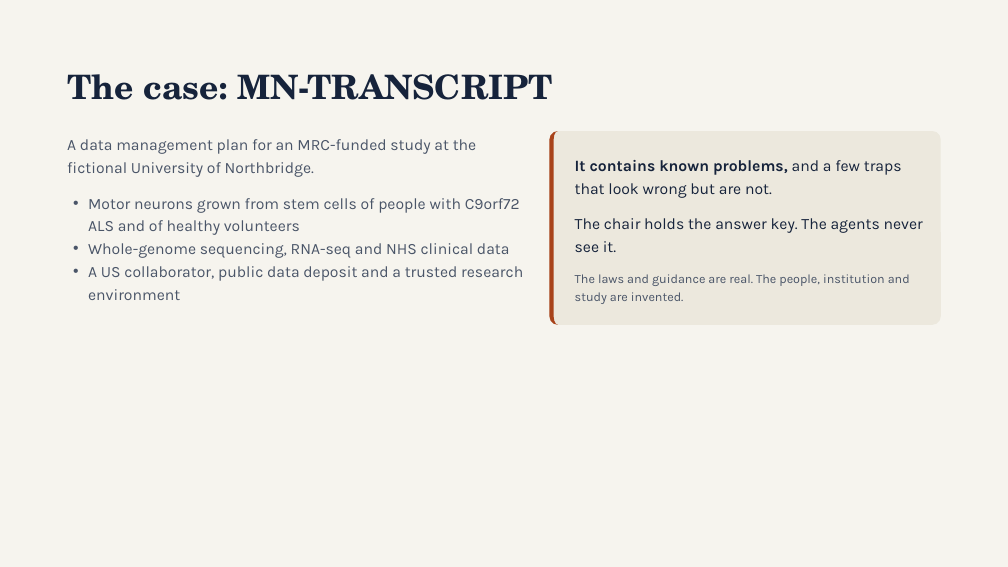
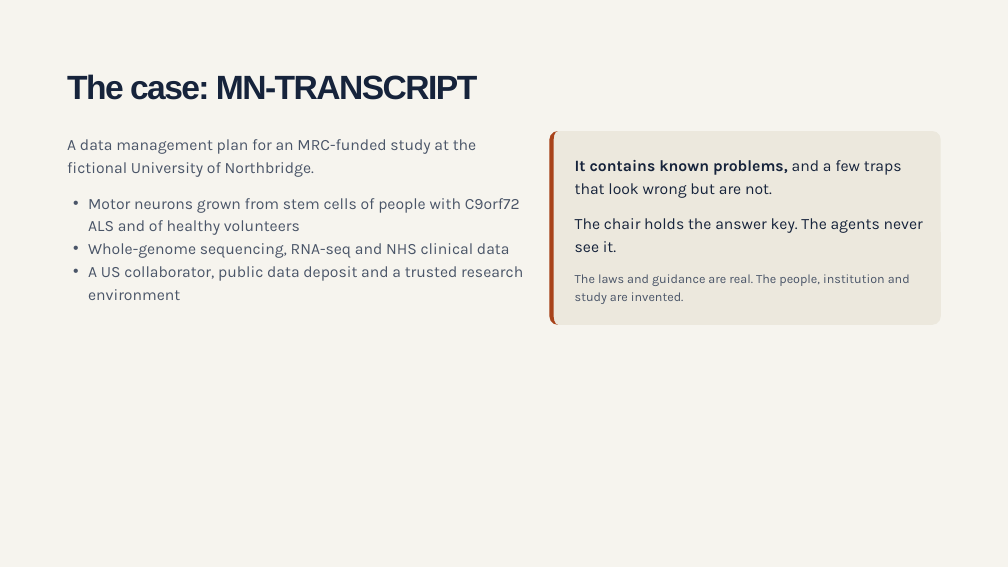
Before and after one commit to nicholas-owen/DMP-Agentic-RDM-Demo, a slide deck: slide 7 of Agents as a Review Panel.pptx. Drawn at 1008x567 pixels with LibreOffice and Linux fonts; fonts in the diff are those of the drawing. Boxes give left, top, right and bottom in pixels: in the first picture for what was removed or moved away, otherwise in the second. Text is boxed around its words. In the diff, an @@ line names an element or a change of style, - is before the commit and + after.

```diff
--- a/Agents as a Review Panel.pptx
+++ b/Agents as a Review Panel.pptx
@@ title "The case: MN-TRANSCRIPT" at (67,74,477,100): font TeX Gyre Schola to Arial, letter spacing 0 to -1.5 pt @@
```
Also in this commit, not shown: 22 other slides changed, 3 other files.
